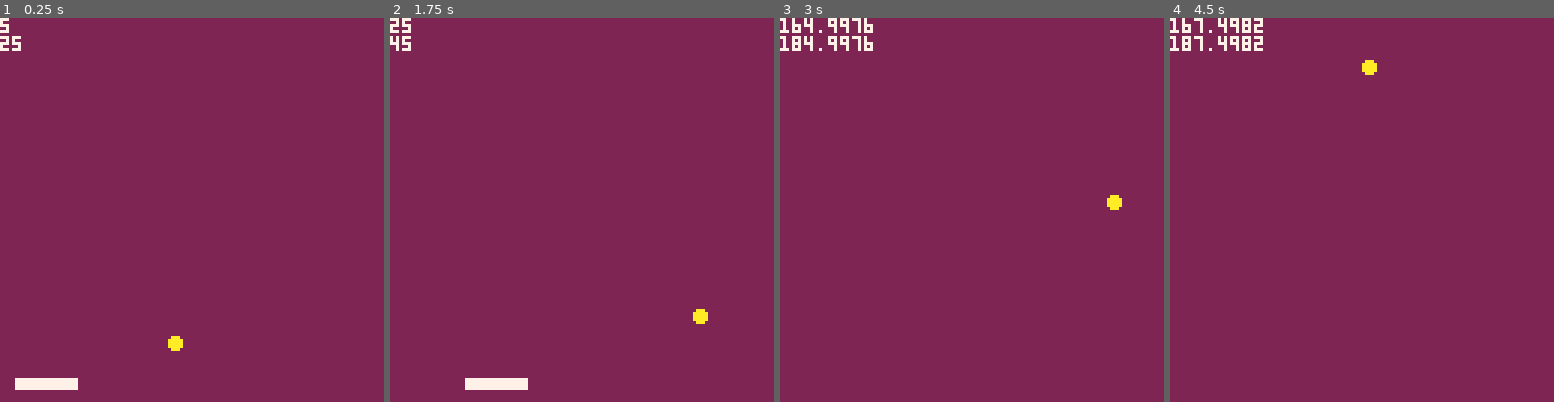
Above: before the commit, frames 1-4 (left to right).
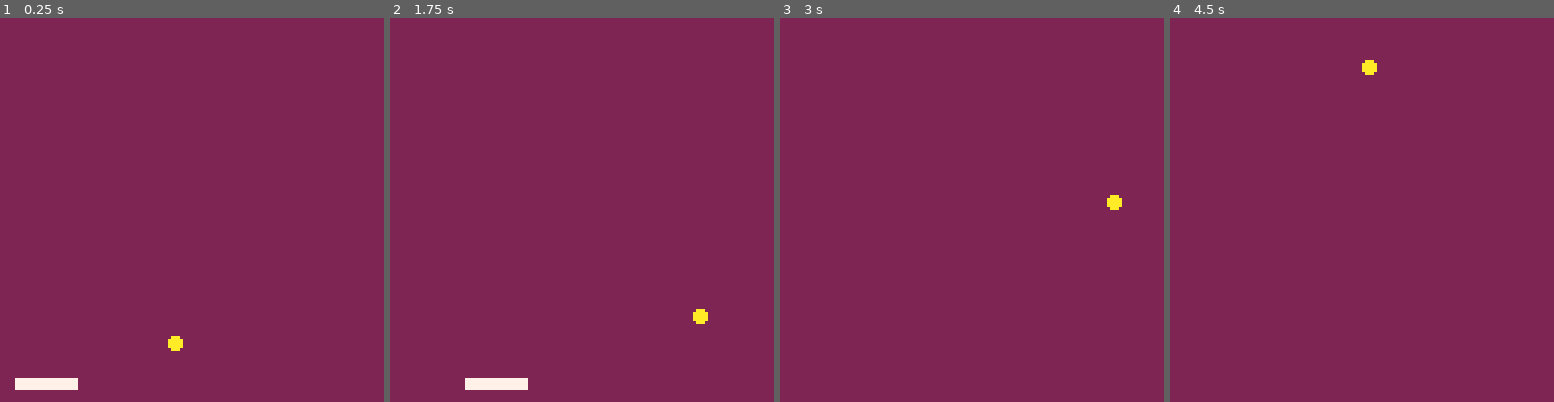
Above: after the commit, the same moments.

Repository: pencilcasestudios/picochet
Game: PICO-8 cartridge picochet.p8
The game is run twice, just before and just after one commit, with the same random seed, the same clock (stepped at 60 frames per second) and the same inputs.
Inputs:
- Up to frame 1 (0.25 s): no input
- Up to frame 2 (1.75 s): hold Right from 1.6 s (still down)
- Up to frame 3 (3 s): release Right at 2.1 s; hold Right from 2.47 s (still down)
- Up to frame 4 (4.5 s): release Right at 3.03 s; hold Left 3.08-3.58 s; hold Right from 4.02 s (still down)

The runs differ from the first frame. In frame 1, 0.2% of the frame differs, in the area x 0-6%, y 0-9%; in frame 2, 0.3%; in frame 3, 0.8%; in frame 4, 0.9%, in the area x 0-25%, y 0-9%.

Commit message:
Naive ball collision
This is working when the ball hits the top or bottom of the paddle. This
is working incorrectly when the ball hits the sides of the paddle.

Diff:
--- a/picochet.p8
+++ b/picochet.p8
@@ -41,77 +41,6 @@
 	screen_right=125
 end
 
-function _update()
-	-- move the paddle
-	button_press=false
-	if btn(⬅️) then
-		paddle_deltax=-5
-		button_press=true
-	end
-
-	if btn(➡️) then
-		paddle_deltax=5
-		button_press=true
-	end
-
-	if not(button_press) then
-		paddle_deltax=paddle_deltax/2
-	end
-	paddle_x=paddle_x+paddle_deltax
-
-	-- move the ball
-	ball_x=ball_x+ball_deltax
-	ball_y=ball_y+ball_deltay
-
-	if ball_x > screen_right or
-		ball_x < screen_left then
-		ball_deltax=-ball_deltax
-		sfx(0)
-	end
-
-	if ball_y > screen_bottom or
-		ball_y < screen_top then
-		ball_deltay=-ball_deltay
-		sfx(0)
-	end
-
-	paddle_colour=white
-	if has_ball_collided(
-			paddle_x,
-			paddle_y,
-			paddle_width,
-			paddle_height
-		) then
-		-- do something
-			paddle_colour=red
-	end
-end
-
-function _draw()
-	cls()
-	rectfill(0,0,127,127,purple)
-	circfill(
-		ball_x,
-		ball_y,
-		ball_radius,
-		yellow
-	)
-	rectfill(
-		paddle_x,
-		paddle_y,
-		paddle_x+paddle_width,
-		paddle_y+paddle_height,
-		paddle_colour
-	)
-
-	-- debug paddle
-	print(paddle_x, white)
-	print(
-		paddle_x+paddle_width,
-		white
-	)
-end
-
 function has_ball_collided(
 		box_x,
 		box_y,
@@ -142,6 +71,72 @@
 	return true
 end
 
+function _update()
+	-- move the paddle
+	local is_button_pressed=false
+	if btn(⬅️) then
+		paddle_deltax=-5
+		is_button_pressed=true
+	end
+
+	if btn(➡️) then
+		paddle_deltax=5
+		is_button_pressed=true
+	end
+
+	if not(is_button_pressed) then
+		paddle_deltax=paddle_deltax/2
+	end
+	paddle_x=paddle_x+paddle_deltax
+
+	-- move the ball
+	ball_x=ball_x+ball_deltax
+	ball_y=ball_y+ball_deltay
+
+	if ball_x > screen_right or
+		ball_x < screen_left then
+		ball_deltax=-ball_deltax
+		sfx(0)
+	end
+
+	if ball_y > screen_bottom or
+		ball_y < screen_top then
+		ball_deltay=-ball_deltay
+		sfx(0)
+	end
+
+	paddle_colour=white
+	if has_ball_collided(
+			paddle_x,
+			paddle_y,
+			paddle_width,
+			paddle_height
+		) then
+		-- do something
+			paddle_colour=red
+			sfx(0)
+			ball_deltay=-ball_deltay
+	end
+end
+
+function _draw()
+	cls()
+	rectfill(0,0,127,127,purple)
+	circfill(
+		ball_x,
+		ball_y,
+		ball_radius,
+		yellow
+	)
+	rectfill(
+		paddle_x,
+		paddle_y,
+		paddle_x+paddle_width,
+		paddle_y+paddle_height,
+		paddle_colour
+	)
+end
+
 __gfx__
 00000000000000000000000000000000000000000000000000000000000000000000000000000000000000000000000000000000000000000000000000000000
 00000000000000000000000000000000000000000000000000000000000000000000000000000000000000000000000000000000000000000000000000000000
